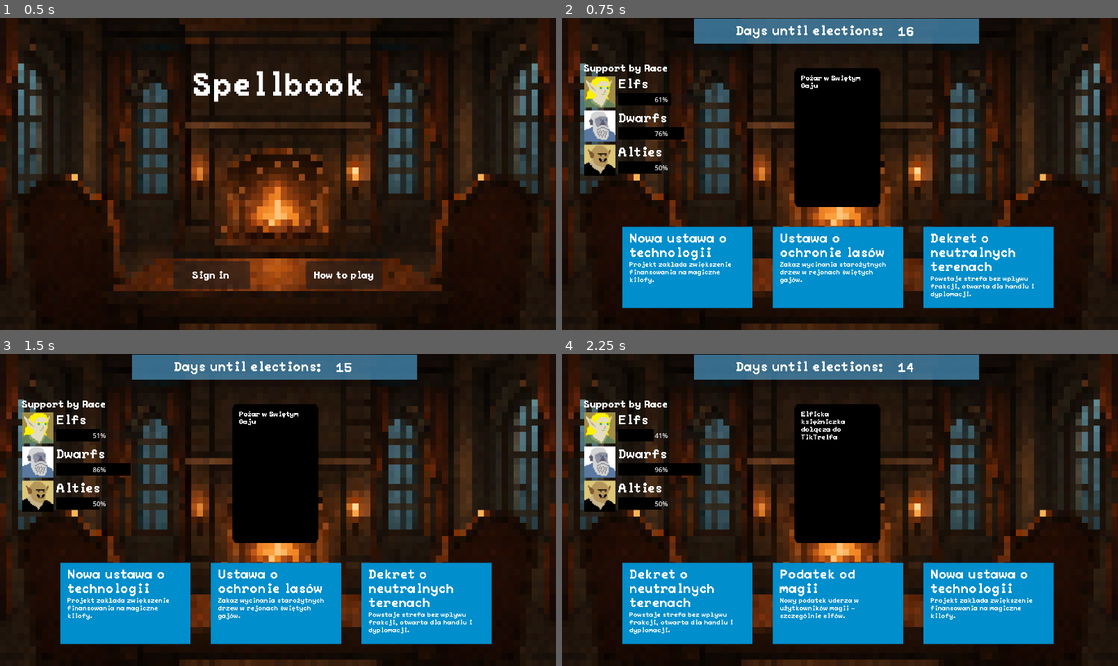
Above: before the commit, frames 1-4 (two rows, left to right).
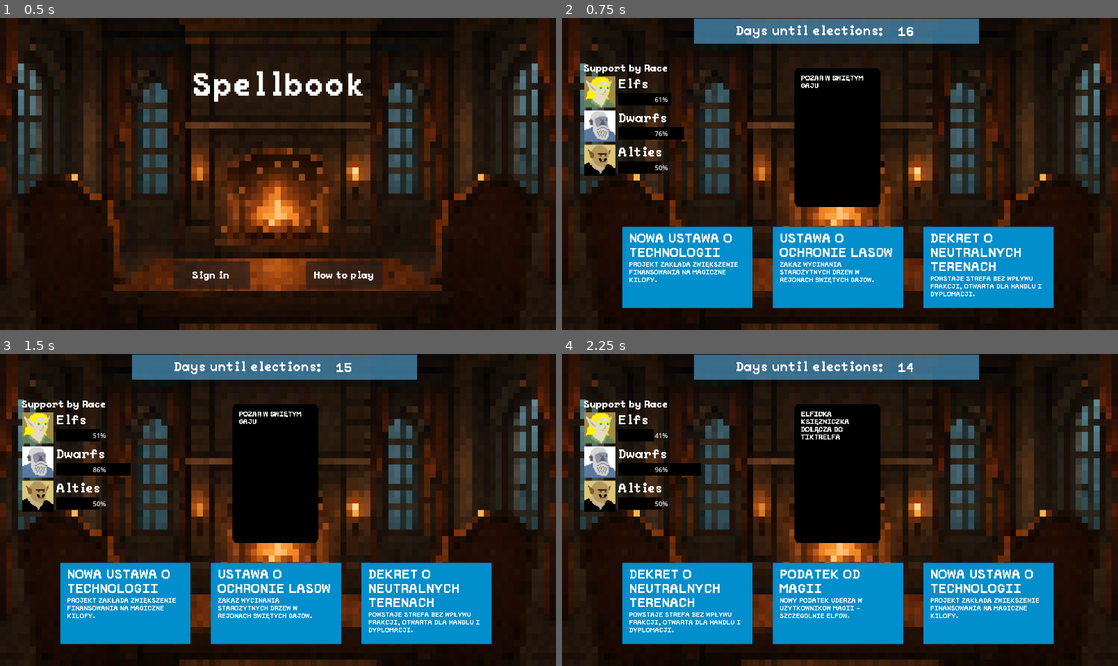
Above: after the commit, the same moments.

Repository: WhatYouFormaggiKindOfPizza/game
Game: Godot game, scene res://scenes/game.tscn
Two runs of this game, one before a commit and one after it. Both use one fixed random seed, a clock stepped at 60 frames per second and the inputs below.
Inputs (mouse positions are in pixels of both pictures, inside the frame that each line leads up to):
- Up to frame 1 (0.5 s): no input
- Up to frame 2 (0.75 s): click "Sign in" at 0.5 s
- Up to frame 3 (1.5 s): click (127, 603) at 1.27 s
- Up to frame 4 (2.25 s): click (689, 603) at 2.02 s

Frame 1 is identical in both runs. In frame 2, 3.3% of the frame differs, in the area x 12-87%, y 18-90%; in frame 3, 3.3%; in frame 4, 3.2%.

Commit message:
Add win/lose_screen with "restart()" button

Diff:
--- a/scenes/game.tscn
+++ b/scenes/game.tscn
@@ -12,6 +12,8 @@
 [ext_resource type="Texture2D" uid="uid://cyfnjq4qfnjj8" path="res://assets/Entity 4.png" id="7_trtic"]
 [ext_resource type="PackedScene" uid="uid://bj0a4yagnp3yd" path="res://scenes/screens/week_end_screen.tscn" id="11_kvpfn"]
 [ext_resource type="PackedScene" uid="uid://dgpfkwd6a7vew" path="res://scenes/screens/how_to_play_pop_up.tscn" id="12_dinhu"]
+[ext_resource type="PackedScene" uid="uid://cgvh6br7q6txe" path="res://scenes/screens/win_screen.tscn" id="13_kvuet"]
+[ext_resource type="PackedScene" uid="uid://btv8yl3etccs6" path="res://scenes/screens/lose_screen.tscn" id="14_trtic"]
 
 [node name="Game" type="Node2D"]
 
@@ -79,3 +81,12 @@
 
 [node name="HowToPlayPopUp" parent="." instance=ExtResource("12_dinhu")]
 unique_name_in_owner = true
+visible = false
+
+[node name="WinScreen" parent="." instance=ExtResource("13_kvuet")]
+unique_name_in_owner = true
+visible = false
+
+[node name="LoseScreen" parent="." instance=ExtResource("14_trtic")]
+unique_name_in_owner = true
+visible = false
--- a/scenes/phone.tscn
+++ b/scenes/phone.tscn
@@ -18,4 +18,5 @@
 offset_bottom = 204.0
 theme_override_font_sizes/font_size = 24
 autowrap_mode = 3
+uppercase = true
 font_scale = 3
--- a/scenes/post.tscn
+++ b/scenes/post.tscn
@@ -63,6 +63,7 @@
 theme_override_font_sizes/font_size = 32
 text = "Nowa ustawa o technologii"
 autowrap_mode = 3
+uppercase = true
 font_scale = 4
 
 [node name="PostContent" parent="Button/VBoxContainer" instance=ExtResource("2_ax5sd")]
@@ -71,6 +72,7 @@
 layout_mode = 2
 text = "Projekt zakłada zwiększenie finansowania na magiczne kilofy."
 autowrap_mode = 3
+uppercase = true
 
 [connection signal="mouse_entered" from="Button" to="." method="_on_button_mouse_entered"]
 [connection signal="mouse_exited" from="Button" to="." method="_on_button_mouse_exited"]
--- a/scenes/screens/how_to_play_pop_up.tscn
+++ b/scenes/screens/how_to_play_pop_up.tscn
@@ -1,6 +1,6 @@
 [gd_scene load_steps=4 format=3 uid="uid://dgpfkwd6a7vew"]
 
-[ext_resource type="Script" uid="uid://byweth8o8tqrq" path="res://scenes/screens/how_to_play_pop_up.gd" id="1_72fnf"]
+[ext_resource type="Script" uid="uid://byweth8o8tqrq" path="res://scripts/how_to_play_pop_up.gd" id="1_72fnf"]
 [ext_resource type="Texture2D" uid="uid://l64x45fsi3qg" path="res://assets/Tablica ogłoszeń.png" id="1_yq7k5"]
 [ext_resource type="PackedScene" uid="uid://bibasatxhl56l" path="res://scenes/pixel_label.tscn" id="2_kkgm5"]
 
--- /dev/null
+++ b/scenes/screens/lose_screen.tscn
@@ -0,0 +1,53 @@
+[gd_scene load_steps=4 format=3 uid="uid://btv8yl3etccs6"]
+
+[ext_resource type="Script" uid="uid://c2dr1x5c1ltf8" path="res://scripts/lose_screen.gd" id="1_e0kik"]
+[ext_resource type="Texture2D" uid="uid://cumlu0bnt24u0" path="res://assets/Ekran przegranej.png" id="2_e0kik"]
+[ext_resource type="PackedScene" uid="uid://bibasatxhl56l" path="res://scenes/pixel_label.tscn" id="3_02b3w"]
+
+[node name="LoseScreen" type="Node2D"]
+script = ExtResource("1_e0kik")
+
+[node name="Sprite2D" type="Sprite2D" parent="."]
+position = Vector2(683, 384)
+texture = ExtResource("2_e0kik")
+
+[node name="PixelLabel" parent="." instance=ExtResource("3_02b3w")]
+offset_left = 347.0
+offset_top = 460.0
+offset_right = 962.0
+offset_bottom = 540.0
+theme_override_font_sizes/font_size = 80
+text = "you have lost!"
+uppercase = true
+font_scale = 10
+
+[node name="Exit" type="Button" parent="."]
+anchors_preset = -1
+anchor_left = 0.310962
+anchor_top = 0.780831
+anchor_right = 0.448962
+anchor_bottom = 0.869831
+offset_left = 396.0
+offset_top = 556.0
+offset_right = 936.0
+offset_bottom = 636.0
+mouse_default_cursor_shape = 2
+metadata/_edit_use_anchors_ = true
+
+[node name="PixelLabel" parent="Exit" instance=ExtResource("3_02b3w")]
+layout_mode = 1
+anchors_preset = 15
+anchor_right = 1.0
+anchor_bottom = 1.0
+offset_left = 7.0
+offset_top = 8.0
+offset_right = 477.0
+offset_bottom = 80.0
+grow_horizontal = 2
+grow_vertical = 2
+theme_override_font_sizes/font_size = 80
+text = "play again!"
+uppercase = true
+font_scale = 10
+
+[connection signal="pressed" from="Exit" to="." method="_on_exit_pressed"]
--- a/scenes/screens/week_end_screen.tscn
+++ b/scenes/screens/week_end_screen.tscn
@@ -1,8 +1,9 @@
-[gd_scene load_steps=4 format=3 uid="uid://bj0a4yagnp3yd"]
+[gd_scene load_steps=5 format=3 uid="uid://bj0a4yagnp3yd"]
 
 [ext_resource type="Script" uid="uid://m83nmlpmgf13" path="res://scripts/screens/week_end_screen.gd" id="1_e0st0"]
-[ext_resource type="PackedScene" uid="uid://4r1bip8toahv" path="res://scenes/board.tscn" id="1_uwbnm"]
+[ext_resource type="PackedScene" uid="uid://b1ms07stqx5u8" path="res://scenes/board.tscn" id="1_uwbnm"]
 [ext_resource type="Texture2D" uid="uid://l64x45fsi3qg" path="res://assets/Tablica ogłoszeń.png" id="3_cgntx"]
+[ext_resource type="PackedScene" uid="uid://bibasatxhl56l" path="res://scenes/pixel_label.tscn" id="3_g78x8"]
 
 [node name="WeekEnd" type="Control" node_paths=PackedStringArray("board")]
 layout_mode = 3
@@ -28,7 +29,17 @@
 offset_right = -95.0
 offset_bottom = -49.0
 mouse_default_cursor_shape = 2
-text = "Next round"
+
+[node name="PixelLabel" parent="Button" instance=ExtResource("3_g78x8")]
+layout_mode = 0
+offset_left = 30.0
+offset_top = 17.0
+offset_right = 176.0
+offset_bottom = 41.0
+theme_override_font_sizes/font_size = 24
+text = "next week"
+uppercase = true
+font_scale = 3
 
 [node name="Background" type="Sprite2D" parent="."]
 z_index = -1
--- /dev/null
+++ b/scenes/screens/win_screen.tscn
@@ -0,0 +1,53 @@
+[gd_scene load_steps=4 format=3 uid="uid://cgvh6br7q6txe"]
+
+[ext_resource type="Script" uid="uid://cyp2h3jxbnhto" path="res://scripts/win_screen.gd" id="1_2l6cc"]
+[ext_resource type="Texture2D" uid="uid://bewetag48dw4p" path="res://assets/Ekran wygranej.png" id="1_wv5lq"]
+[ext_resource type="PackedScene" uid="uid://bibasatxhl56l" path="res://scenes/pixel_label.tscn" id="3_e41g7"]
+
+[node name="WinScreen" type="Node2D"]
+script = ExtResource("1_2l6cc")
+
+[node name="Sprite2D" type="Sprite2D" parent="."]
+position = Vector2(683, 384)
+texture = ExtResource("1_wv5lq")
+
+[node name="PixelLabel" parent="." instance=ExtResource("3_e41g7")]
+offset_left = 347.0
+offset_top = 460.0
+offset_right = 962.0
+offset_bottom = 540.0
+theme_override_font_sizes/font_size = 80
+text = "you have won!"
+uppercase = true
+font_scale = 10
+
+[node name="Exit" type="Button" parent="."]
+anchors_preset = -1
+anchor_left = 0.310962
+anchor_top = 0.780831
+anchor_right = 0.448962
+anchor_bottom = 0.869831
+offset_left = 396.0
+offset_top = 556.0
+offset_right = 936.0
+offset_bottom = 636.0
+mouse_default_cursor_shape = 2
+metadata/_edit_use_anchors_ = true
+
+[node name="PixelLabel" parent="Exit" instance=ExtResource("3_e41g7")]
+layout_mode = 1
+anchors_preset = 15
+anchor_right = 1.0
+anchor_bottom = 1.0
+offset_left = 7.0
+offset_top = 8.0
+offset_right = 477.0
+offset_bottom = 80.0
+grow_horizontal = 2
+grow_vertical = 2
+theme_override_font_sizes/font_size = 80
+text = "play again!"
+uppercase = true
+font_scale = 10
+
+[connection signal="pressed" from="Exit" to="." method="_on_exit_pressed"]
--- a/scripts/game_manager.gd
+++ b/scripts/game_manager.gd
@@ -249,6 +249,22 @@
 	if show_logs:
 		print("Game ended after " + str(day) + " days.")
 
+	var has_player_won = false
+
+	# TODO: Show final scores and rankings
+
+	var final_score = []
+	for king in kings:
+		final_score.append(vote_simulator.compute_support(king))
+	var max_score = final_score.max()
+	var max_index = final_score.find(max_score)
+	if kings[max_index].is_player:
+		has_player_won = true # Defaulty false
+	if has_player_won == true:
+		scene_manager.show_screen(scene_manager.win_screen)
+	else:
+		scene_manager.show_screen(scene_manager.lose_sceen)
+
 	# TODO: Show final scores and rankings
 
 
@@ -265,3 +281,7 @@
 		if !king.is_player:
 			var opponent_post = current_event.posts[randi_range(0, current_event.posts.size() - 1)]
 			opponent_post.populate_effects(king)
+
+# TODO
+func restart_game() -> void:
+	pass
--- /dev/null
+++ b/scripts/lose_screen.gd
@@ -0,0 +1,6 @@
+class_name LoseScreen extends Node2D
+
+@onready var game_manager: GameManager = %GameManager
+
+func _on_exit_pressed() -> void:
+	game_manager.restart_game()
--- a/scripts/pixel_label.gd
+++ b/scripts/pixel_label.gd
@@ -10,7 +10,6 @@
 	set(value):
 		color = value
 		inspector_update_font_color()
-
 
 func _ready():
 	inspector_update_font_size()
--- a/scripts/scene_manager.gd
+++ b/scripts/scene_manager.gd
@@ -6,6 +6,8 @@
 @onready var start_screen: StartScreen = %StartScreen
 @onready var week_end_screen: WeekEndScreen = %WeekEndScreen
 @onready var how_to_play_pop_up: HowToPlayPopUp = %HowToPlayPopUp
+@onready var win_screen: WinScreen = %WinScreen
+@onready var lose_sceen: LoseScreen = %LoseScreen
 
 
 func init(gm: GameManager) -> void:
--- /dev/null
+++ b/scripts/win_screen.gd
@@ -0,0 +1,6 @@
+class_name WinScreen extends Node2D
+
+@onready var game_manager: GameManager = %GameManager
+
+func _on_exit_pressed() -> void:
+	game_manager.restart_game()
Not shown: 1 places in scenes/game.tscn that only renumber resources
Renamed: scenes/screens/how_to_play_pop_up.gd -> scripts/how_to_play_pop_up.gd
Renamed: scenes/screens/how_to_play_pop_up.gd.uid -> scripts/how_to_play_pop_up.gd.uid
Not shown, added: scripts/lose_screen.gd.uid
Not shown, added: scripts/win_screen.gd.uid
